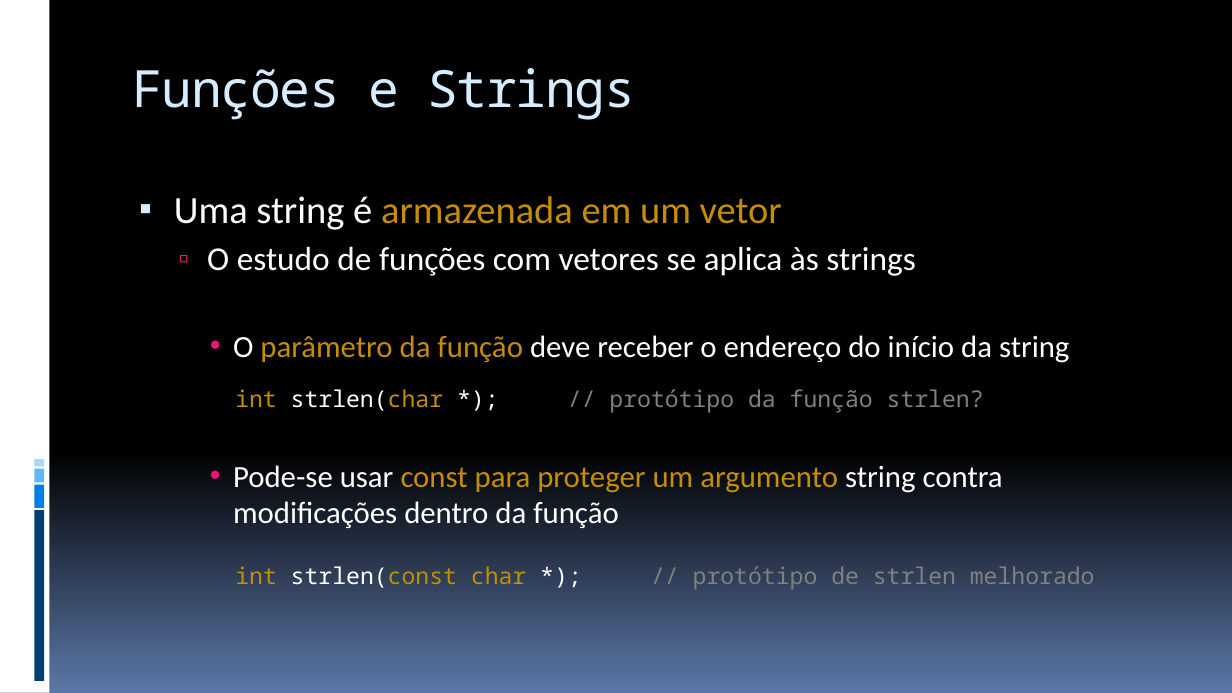
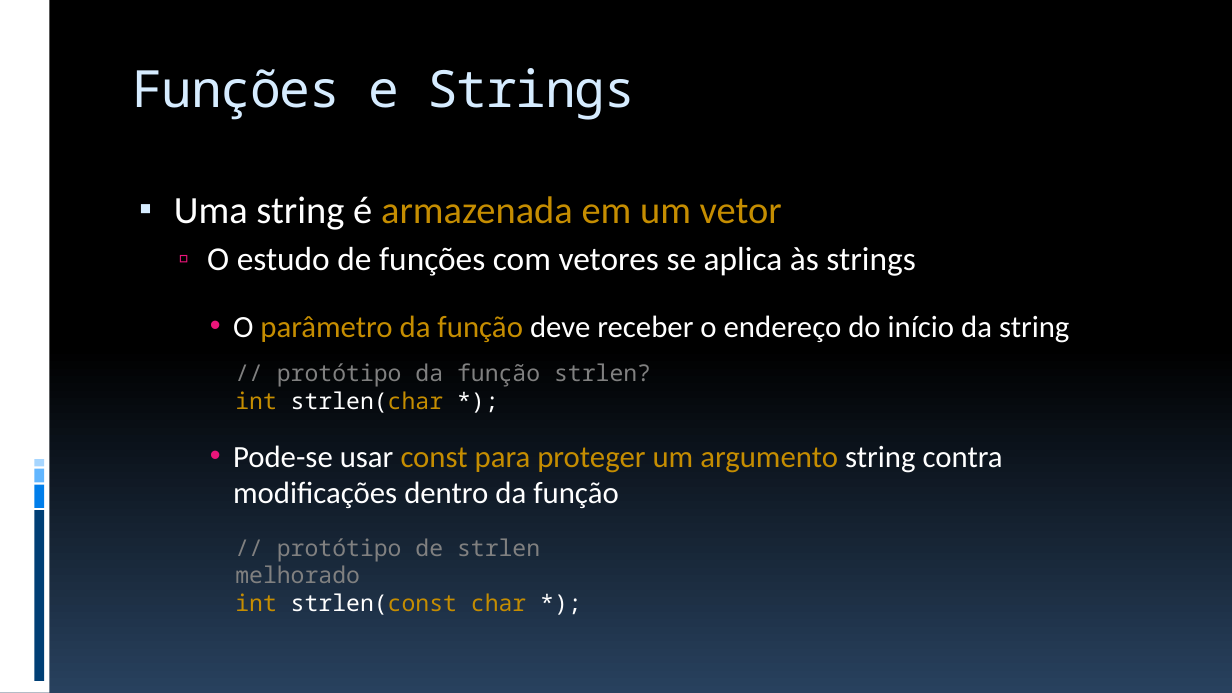
Before and after one commit to JudsonSS/ProgComp, a slide deck: slide 5 of Slides/26. Funções com Strings e Registros.pptx. Drawn at 1232x693 pixels with LibreOffice and Linux fonts; fonts in the diff are those of the drawing. Boxes give left, top, right and bottom in pixels: in the first picture for what was removed or moved away, otherwise in the second. Text is boxed around its words. In the diff, an @@ line names an element or a change of style, - is before the commit and + after.

```diff
--- a/Slides/26. Funções com Strings e Registros.pptx
+++ b/Slides/26. Funções com Strings e Registros.pptx
@@ background gradient #000000 to #5B77A8 to gradient #000000 to #28415E @@
@@ text at box(235, 363, 651, 413): text changed @@
-int strlen(char *); // protótipo da função strlen?
+// protótipo da função strlen?
+int strlen(char *);
@@ text at box(235, 538, 540, 615): text changed @@
-int strlen(const char *); // protótipo de strlen melhorado
+// protótipo de strlen melhorado
+int strlen(const char *);
```
Also in this commit, not shown: 31 other slides changed, 9 other files.
